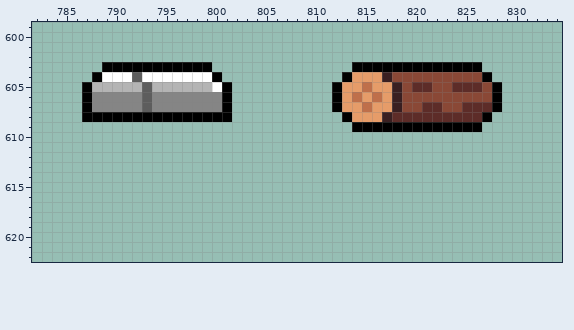
Edited in one commit: pixel-art file (.Aseprite Files/Tiles/HouseTileset2.0.ase). That is the earlier state.
1000x1000 pixels, 1 frame. Colours within 5 levels of each other are drawn and written as one. Shown: x 782..834, y 599..622.
New version:
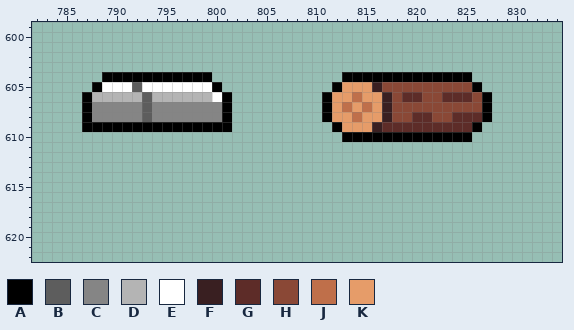
Palette (. is transparent): A #000000  B #5d5d5d  C #858585  D #b4b4b4  E #ffffff  F #391f21  G #5d2c28  H #8a4836  J #bf6f4a  K #e69c69
The exact change:
Changed rows in their new state; - is an unchanged pixel.
Layer "Layer 1":
first column x 787:
603 --...........--------------.............--
604 -.AAAAAAAAAAA.-------------AAAAAAAAAAAA..-
605 .AEEEBEEEEEEEA.-------------KFHH-HH--HHA..
606 -DDDDD-DDDDDDE----------AK---KFHGG--GGG-A.
607 ------------------------AKJ---FH--HH--HHA.
608 -CCCCCBCCCCCCC----------AKKJ---HH--HH-----
609 AAAAAAAAAAAAAAA----------AKKKFGGGGGGGGG---
610 --------------------------AAAAAAAAAAAAA---
